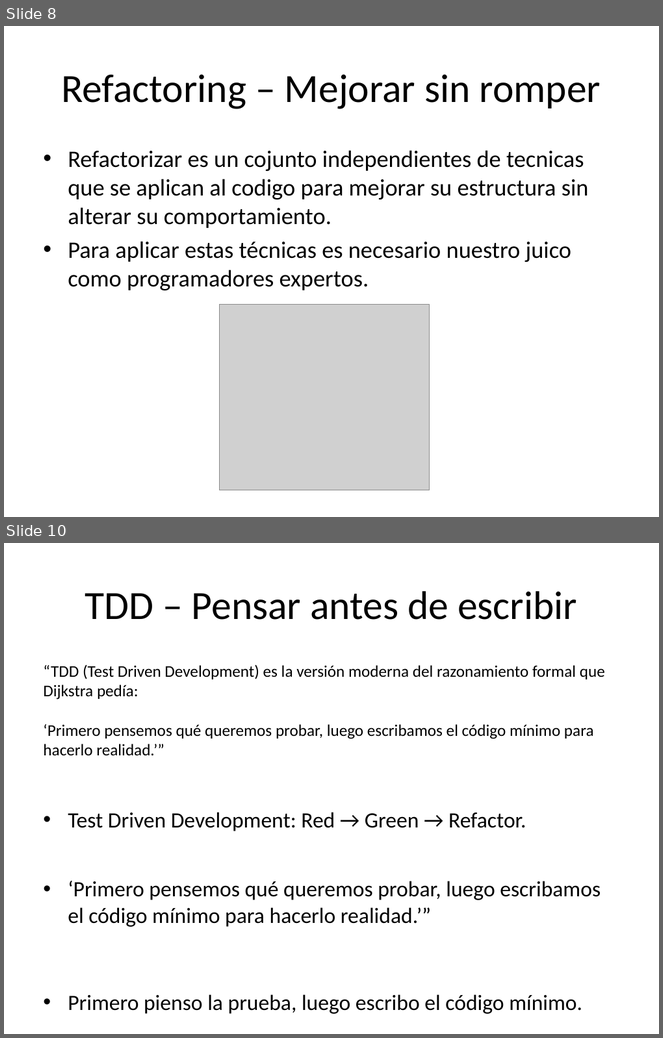
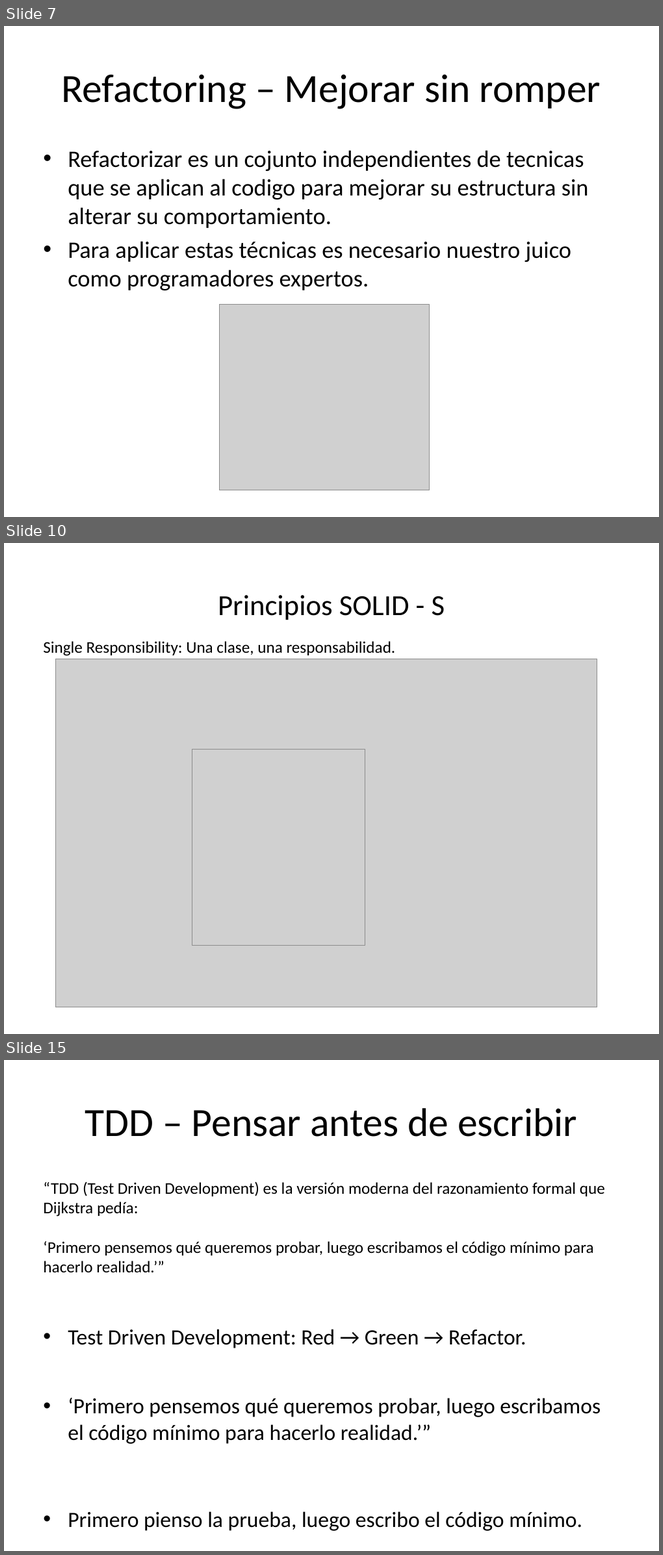
Before and after one commit to EmilioM1983/arquitectura-software-intro, a slide deck: presentacion_Emilio_Mayer.odp. Shown one above the other, each under a label of ours: slides 8 and 10 before the commit, slides 7, 10 and 15 after it; the slides between them are not shown. The pictures are 663x1038 and 663x1555 pixels, drawn with LibreOffice and Linux fonts; fonts in the diff are those of the drawing; grey boxes stand for pictures. Boxes give left, top, right and bottom in pixels: in the first picture for what was removed or moved away, otherwise in the second. Text is boxed around its words. In the diff, an @@ line names an element or a change of style, - is before the commit and + after.

```diff
--- a/presentacion_Emilio_Mayer.odp
+++ b/presentacion_Emilio_Mayer.odp
@@ slide 10 added at (4,543,659,1034), background #FFFFFF @@
@@ title added at (218,595,445,620), 32 pt, text #000000 @@
+Principios SOLID - S
@@ text added at (43,641,396,656), 18 pt, text #000000 @@
+Single Responsibility: Una clase, una responsabilidad.
@@ picture added at (56,659,597,1008) @@
@@ picture added at (192,750,365,945) @@
@@ picture added at (199,750,365,937) @@
@@ what was slide 8 is now slide 7 @@
@@ what was slide 10 is now slide 15 @@
```
Also in this commit, not shown: 2 slides changed, 5 other slides added, 1 slide removed.
